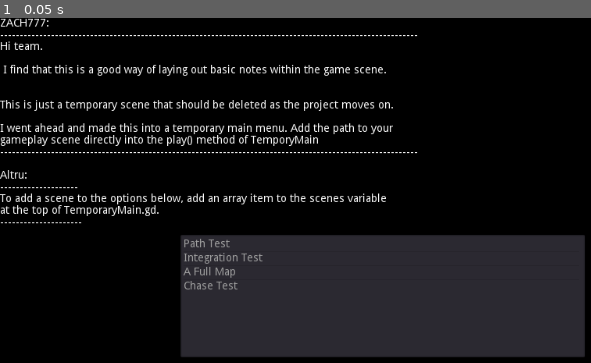
Above: before the commit, frame 1.
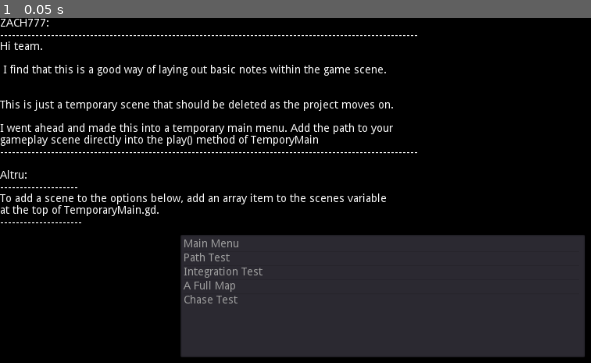
Above: after the commit, the same moment.

Repository: MxAshUp/godot-wild-jam-2
Game: Godot game, scene res://TemporaryMain.tscn
Two runs of this game, one before a commit and one after it. Both use one fixed random seed, a clock stepped at 60 frames per second and the inputs below. The engine's default icon, where the game draws it, is replaced by a stand-in: a white triangle on a blue panel in a dark square.
Inputs:
- Up to frame 1 (0.05 s): no input

The runs differ from the first frame. In frame 1, 0.7% of the frame differs, in the area x 30-45%, y 64-83%.

Commit message:
Put Main Menu inside SceneBrowser

Diff:
--- a/Global/SceneBrowser.gd
+++ b/Global/SceneBrowser.gd
@@ -10,6 +10,7 @@
 var loader : ResourceInteractiveLoader
 
 export var scene_map : Dictionary = {
+	"Main Menu": "res://UI/MainMenu.tscn",
 	"Path Test": "res://PrototypeScenes/Patrol/PathTest.tscn",
 	"Integration Test": "res://PrototypeScenes/GameplayIntegration/Test-1.tscn",
 	"A Full Map": "res://PrototypeScenes/GameplayIntegration/AFullStage.tscn",
